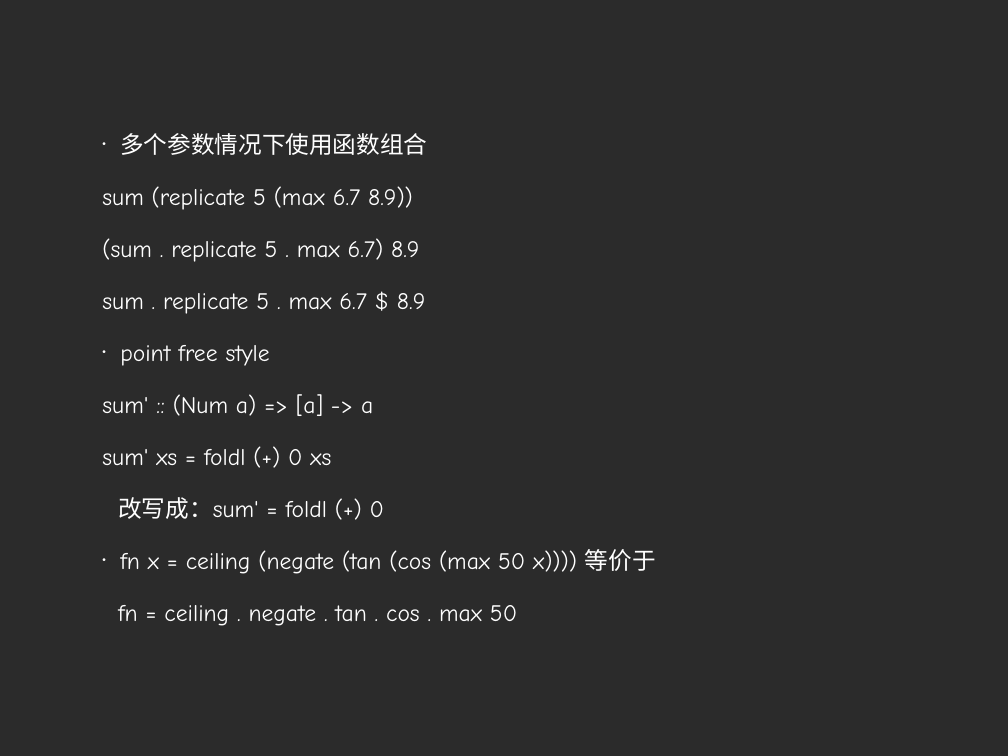
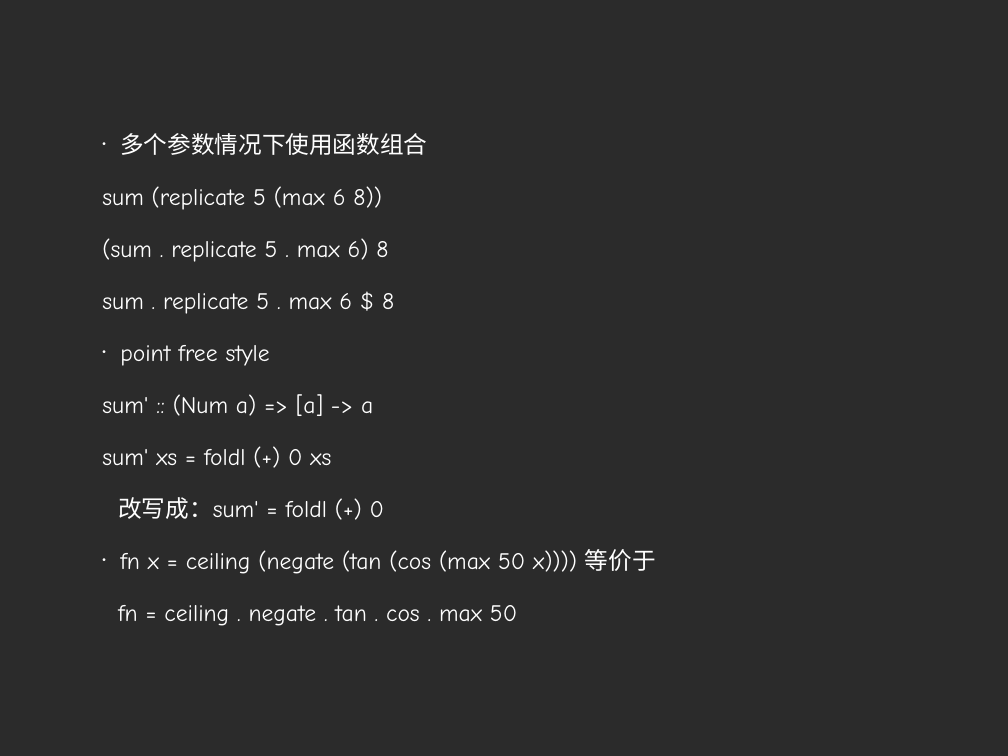
Before and after one commit to zhizhuwang/codekata, a slide deck: slide 34 of haskell/Haskell Basics.ppt. Drawn at 1008x756 pixels with LibreOffice and Linux fonts; fonts in the diff are those of the drawing; background and template pictures are left out; a plain dark background stands for a picture behind light text. Boxes give left, top, right and bottom in pixels: in the first picture for what was removed or moved away, otherwise in the second. Text is boxed around its words. In the diff, an @@ line names an element or a change of style, - is before the commit and + after.

```diff
--- a/haskell/Haskell Basics.ppt
+++ b/haskell/Haskell Basics.ppt
@@ text at [102, 186, 394, 314]: text changed @@
-    sum (replicate 5 (max 6.7 8.9))
-    (sum . replicate 5 . max 6.7) 8.9
-    sum . replicate 5 . max 6.7 $ 8.9
+    sum (replicate 5 (max 6 8))
+    (sum . replicate 5 . max 6) 8
+    sum . replicate 5 . max 6 $ 8
```
Also in this commit, not shown: 3 other slides changed, 6 other files.
